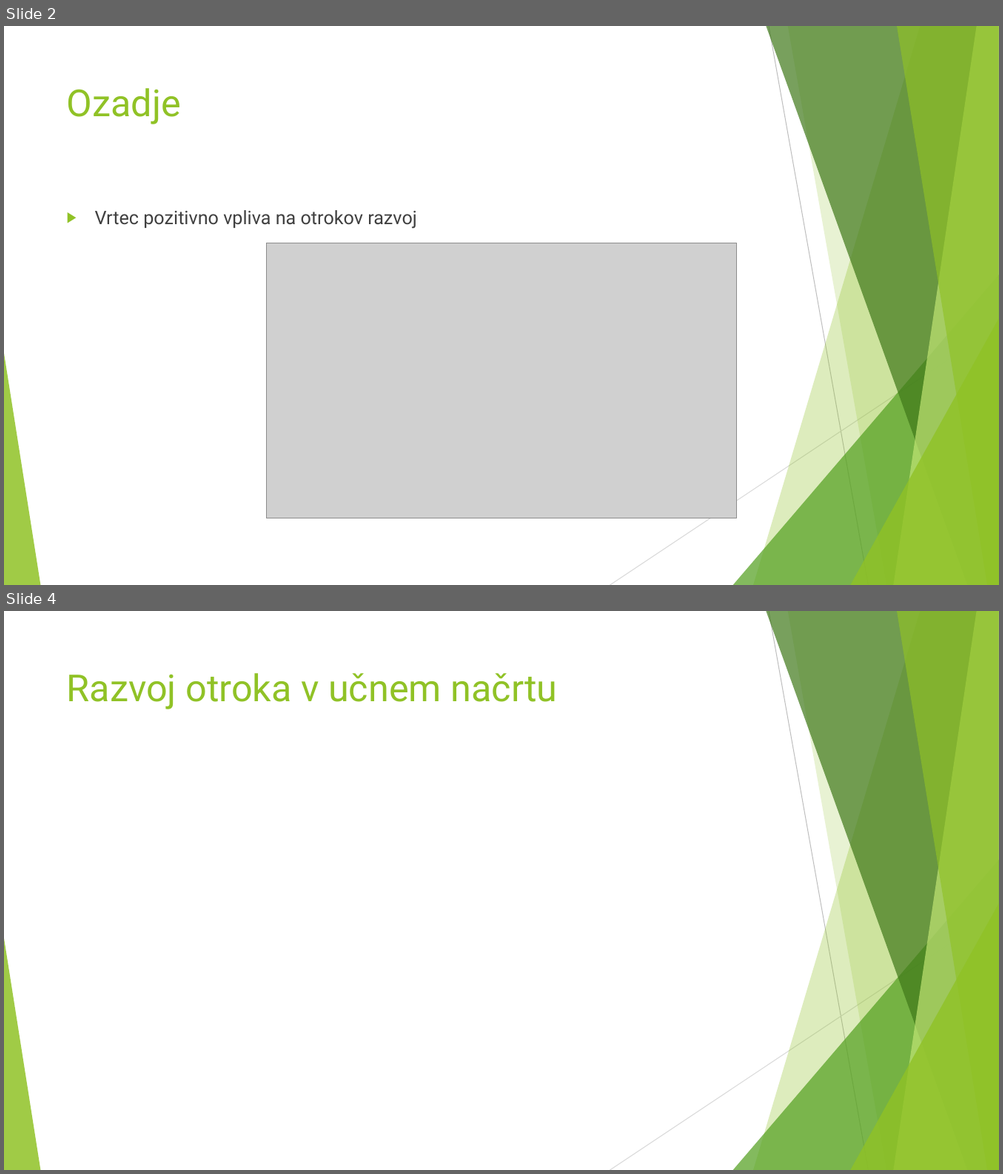
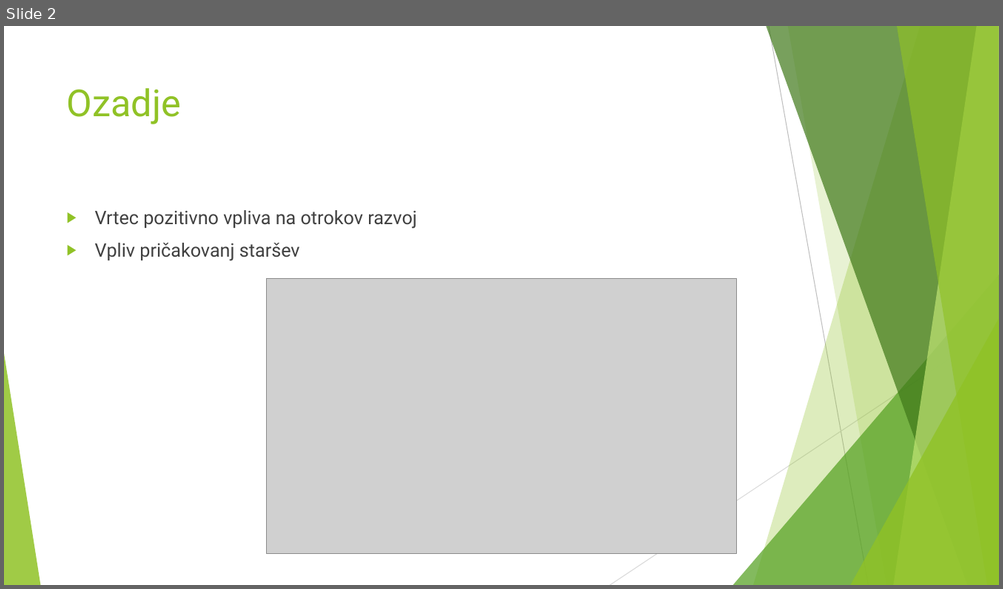
Before and after one commit to borbregant/Doktorat_all, a slide deck: stemberger/predstavitev.pptx. Shown one above the other, each under a label of ours: slides 2 and 4 before the commit, slide 2 after it; the slides between them are not shown. The pictures are 1003x1174 and 1003x589 pixels, drawn with LibreOffice and Linux fonts; fonts in the diff are those of the drawing; grey boxes stand for pictures. Boxes give left, top, right and bottom in pixels: in the first picture for what was removed or moved away, otherwise in the second. Text is boxed around its words. In the diff, an @@ line names an element or a change of style, - is before the commit and + after.

```diff
--- a/stemberger/predstavitev.pptx
+++ b/stemberger/predstavitev.pptx
@@ slide 4 removed at bbox=[4, 611, 999, 1170], background #FFFFFF; not listed: 10 template elements that a slide beside it also shows @@
@@ title removed at bbox=[67, 673, 558, 709] @@
-Razvoj otroka v učnem načrtu
@@ slide 2 changed as well @@
@@ text at bbox=[95, 243, 300, 261]: paragraph added @@
+▶ Vpliv pričakovanj staršev
@@ picture: place and size @@
-picture at bbox=[267, 243, 737, 518]
+picture at bbox=[267, 279, 737, 554]
```
Also in this commit, not shown: 6 other slides changed, 15 slides added, 3 other slides removed, 32 other files.
